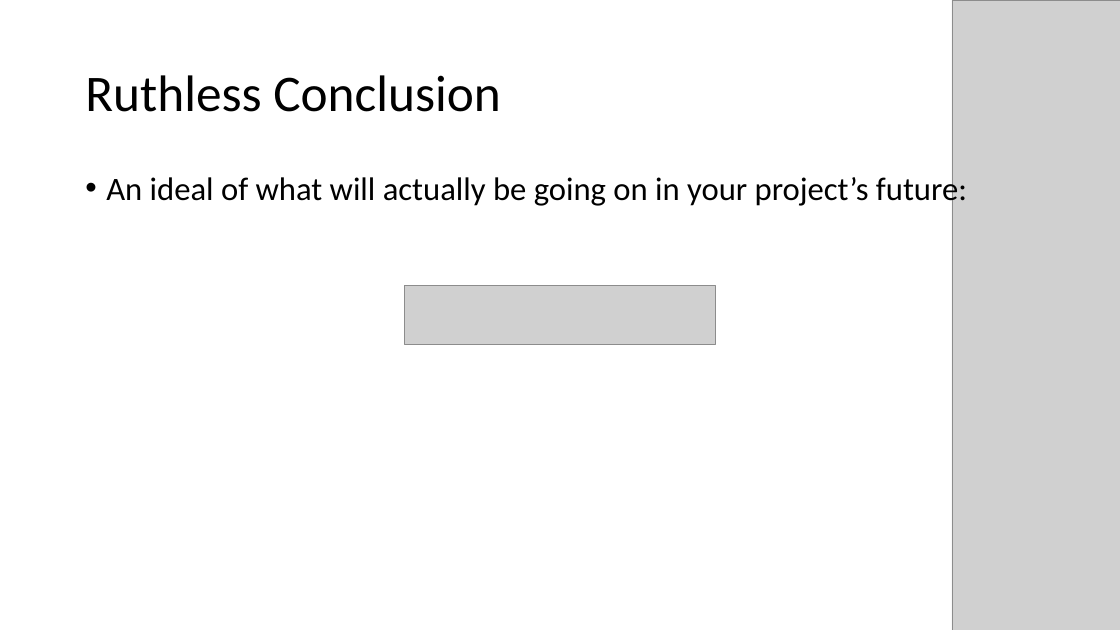
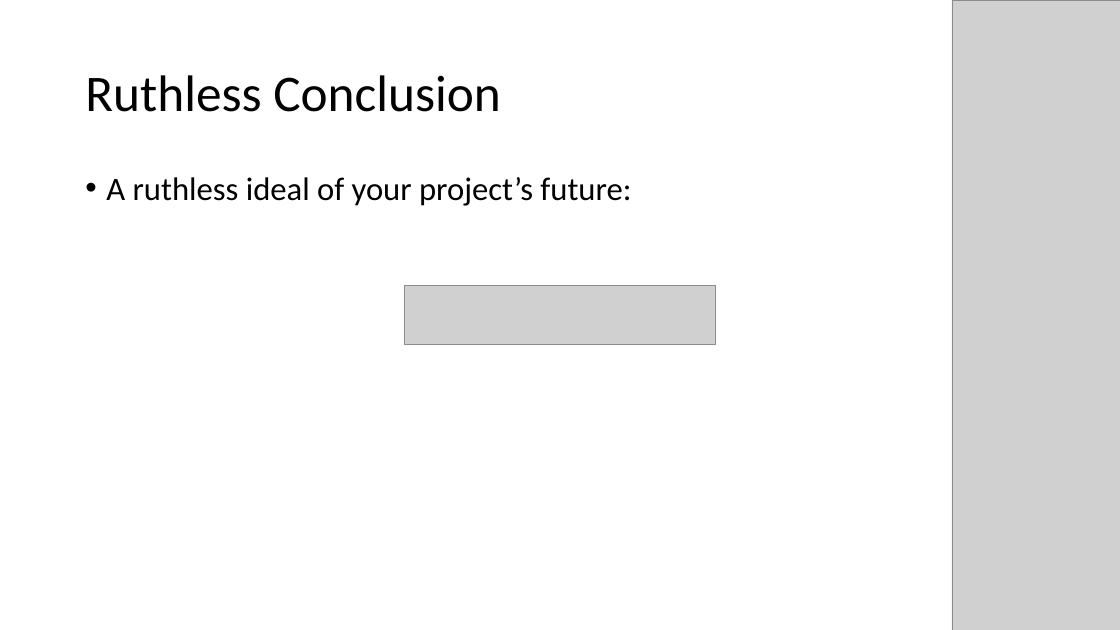
Before and after one commit to projectEndings/Endings, a slide deck: slide 11 of presentations/DH_2019/EndingsPanelPresentation.pptx. Drawn at 1120x630 pixels with LibreOffice and Linux fonts; fonts in the diff are those of the drawing; grey boxes stand for pictures. Boxes give left, top, right and bottom in pixels: in the first picture for what was removed or moved away, otherwise in the second. Text is boxed around its words. In the diff, an @@ line names an element or a change of style, - is before the commit and + after.

```diff
--- a/presentations/DH_2019/EndingsPanelPresentation.pptx
+++ b/presentations/DH_2019/EndingsPanelPresentation.pptx
@@ text at (x1=106, y1=177, x2=631, y2=206): text changed @@
-• An ideal of what will actually be going on in your project’s future:
+• A ruthless ideal of your project’s future:
```
Also in this commit, not shown: 6 other slides changed, 2 slides removed.
